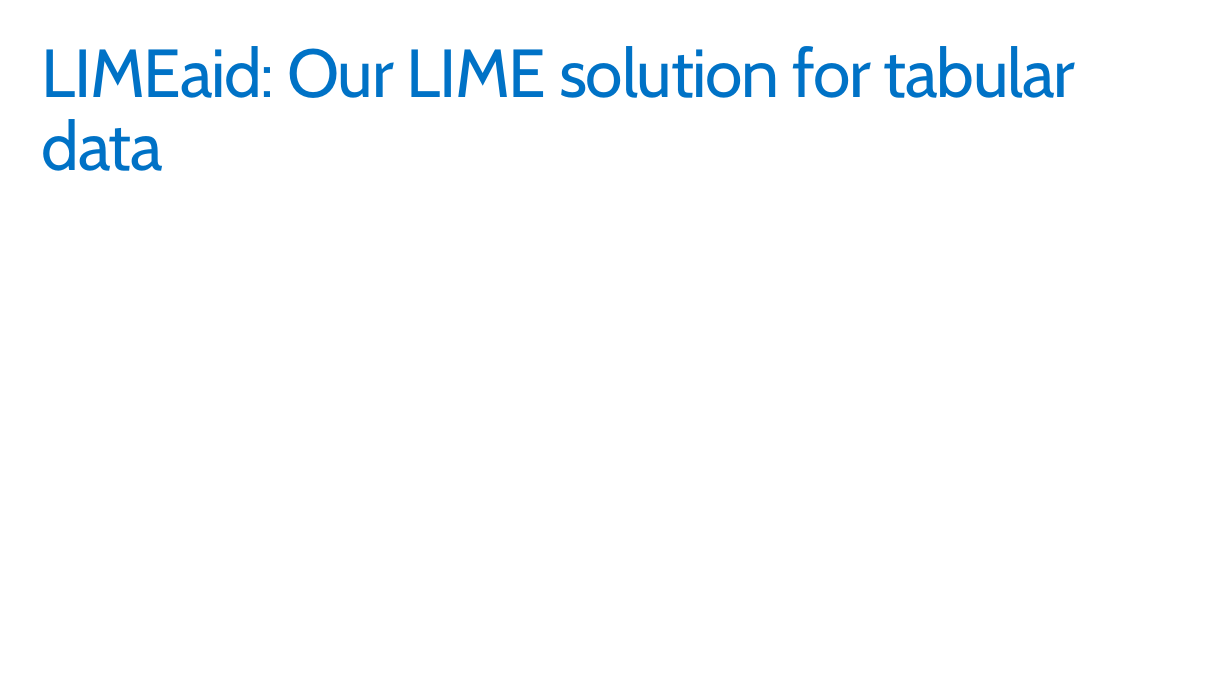
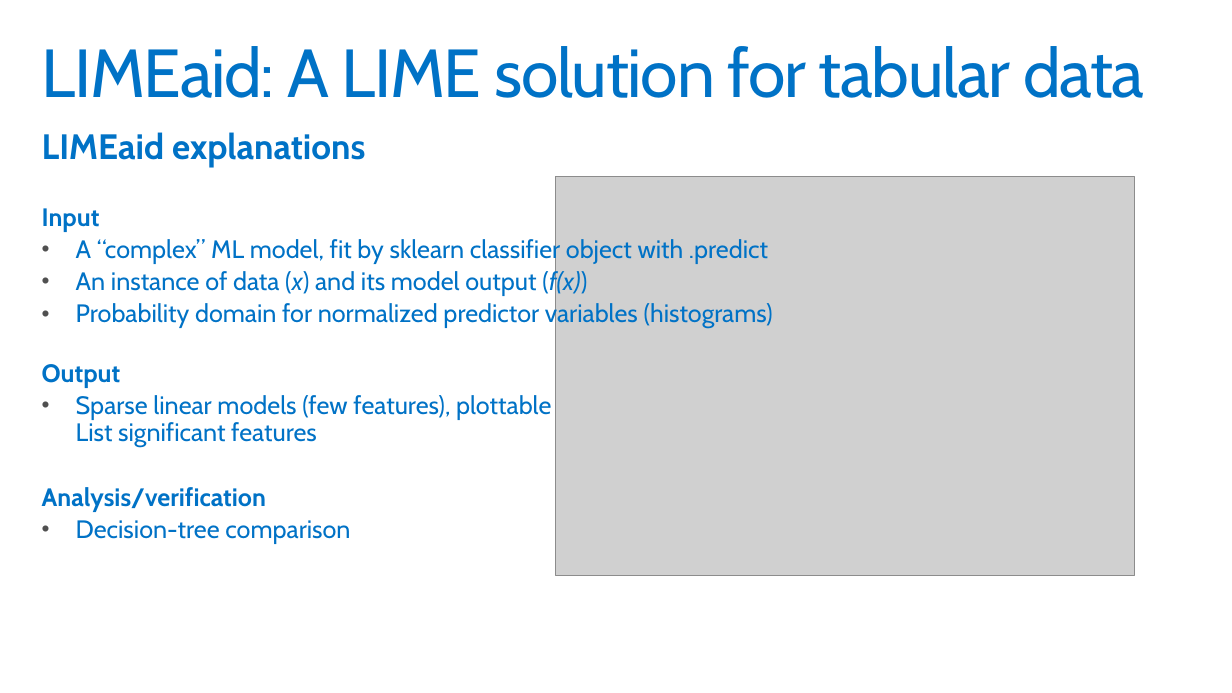
Before and after one commit to PKing70/LIMEaid, a slide deck: slide 3 of docs/LIMEaid_Final.pptx. Drawn at 1232x693 pixels with LibreOffice and Linux fonts; fonts in the diff are those of the drawing; grey boxes stand for pictures; background and template pictures are left out. Boxes give left, top, right and bottom in pixels: in the first picture for what was removed or moved away, otherwise in the second. Text is boxed around its words. In the diff, an @@ line names an element or a change of style, - is before the commit and + after.

Commit message:
Add files via upload
Added LIMEaid slide, additional tweaks
Still need Design slide

```diff
--- a/docs/LIMEaid_Final.pptx
+++ b/docs/LIMEaid_Final.pptx
@@ title at <box>42,46,1144,98</box>: text changed @@
-LIMEaid: Our LIME solution for tabular data
+LIMEaid: A LIME solution for tabular data
@@ text added at <box>42,132,773,544</box>, 20 pt, text #0072C6 @@
+LIMEaid explanations
+Input
+• A “complex” ML model, fit by sklearn classifier object with .predict
+• An instance of data (x) and its model output (f(x))
+• Probability domain for normalized predictor variables (histograms)
+Output
+• Sparse linear models (few features), plottable
+  List significant features
+Analysis/verification
+• Decision-tree comparison
@@ picture added at <box>555,177,1134,575</box> @@
```
Also in this commit, not shown: 1 other slide changed, 1 slide added, 1 slide removed, 1 other file.
